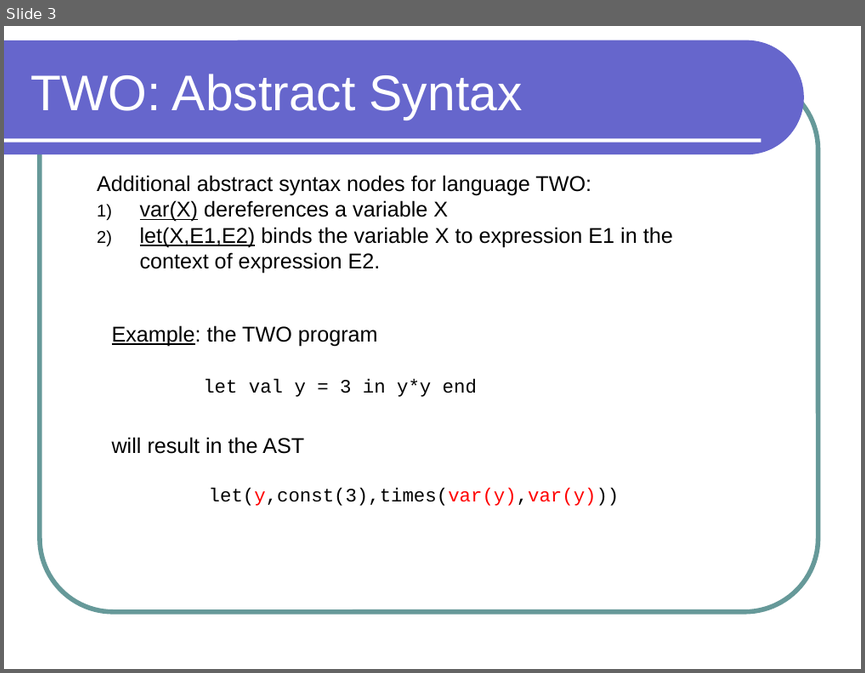
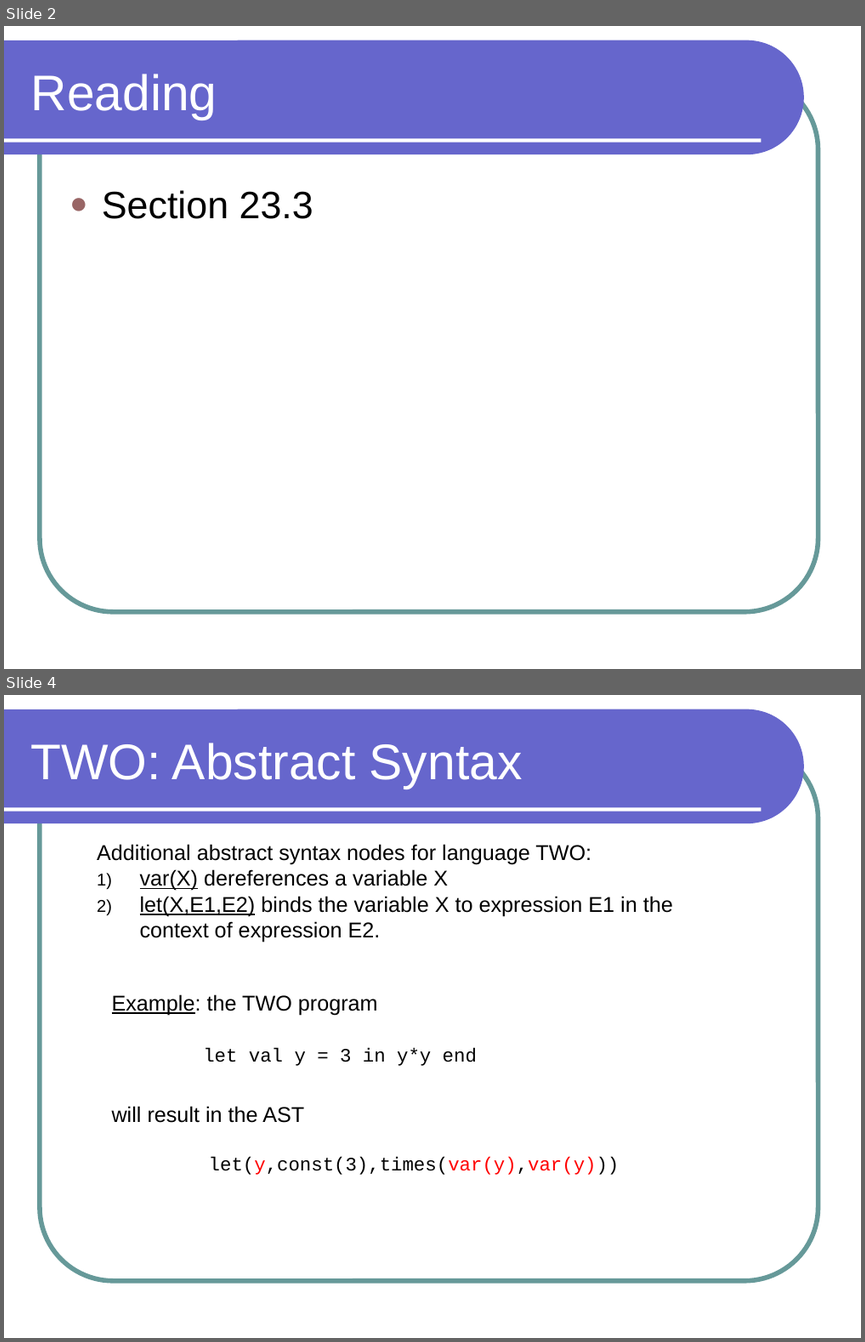
Before and after one commit to lutzhamel/CSC301, a slide deck: notes/csc301-ln025.ppt. Shown one above the other, each under a label of ours: slide 3 before the commit, slides 2 and 4 after it; the slides between them are not shown. The pictures are 865x673 and 865x1342 pixels, drawn with LibreOffice and Linux fonts; fonts in the diff are those of the drawing. Boxes give left, top, right and bottom in pixels: in the first picture for what was removed or moved away, otherwise in the second. Text is boxed around its words. In the diff, an @@ line names an element or a change of style, - is before the commit and + after.

```diff
--- a/notes/csc301-ln025.ppt
+++ b/notes/csc301-ln025.ppt
@@ slide 2 added at bbox=[4, 26, 861, 669], background #FFFFFF; not listed: 3 template elements that a slide beside it also shows @@
@@ title added at bbox=[31, 74, 217, 120], 42 pt, text #FFFFFF @@
+Reading
@@ text added at bbox=[102, 190, 313, 219], 32 pt, text #000000 @@
+● Section 23.3
@@ what was slide 3 is now slide 4 @@
```
Also in this commit, not shown: 2 slides changed, 3 other files.
